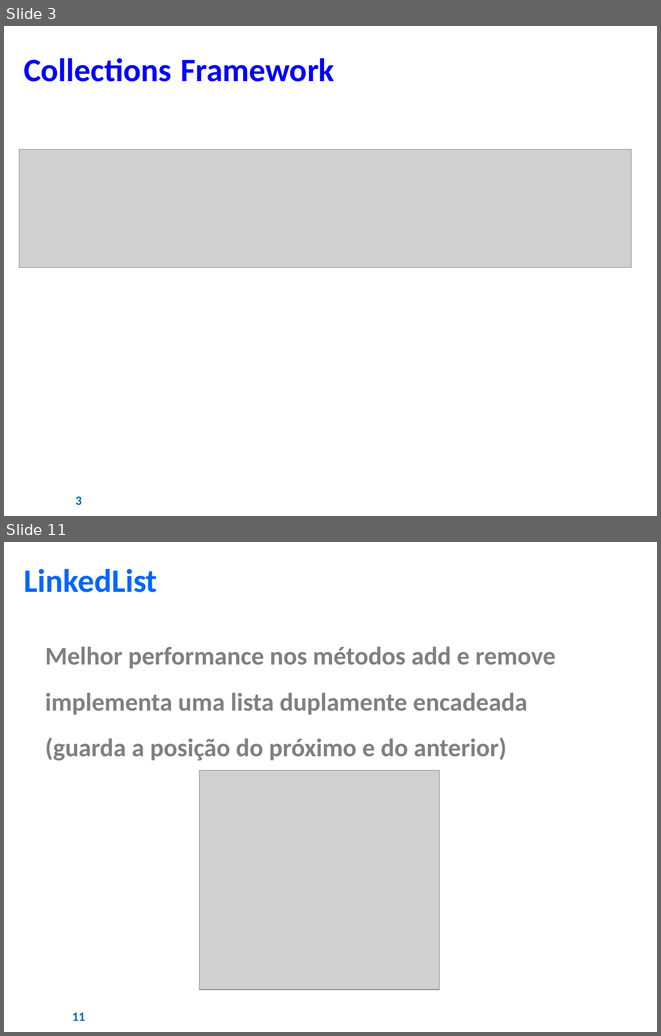
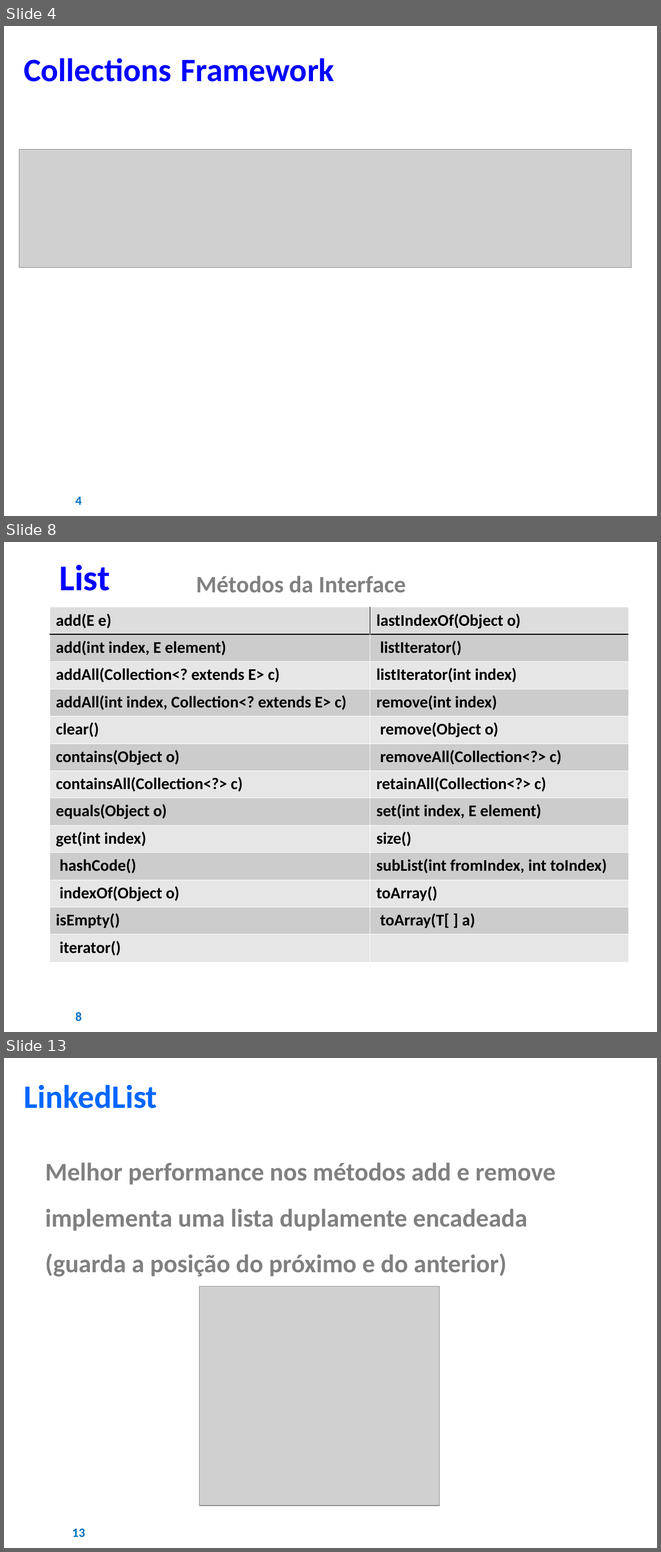
Before and after one commit to AJKFreitas/collections-learning, a slide deck: Estudos - Collections Framework.pptx. Shown one above the other, each under a label of ours: slides 3 and 11 before the commit, slides 4, 8 and 13 after it; the slides between them are not shown. The pictures are 661x1036 and 661x1552 pixels, drawn with LibreOffice and Linux fonts; fonts in the diff are those of the drawing; grey boxes stand for pictures; background and template pictures are left out. Boxes give left, top, right and bottom in pixels: in the first picture for what was removed or moved away, otherwise in the second. Text is boxed around its words. In the diff, an @@ line names an element or a change of style, - is before the commit and + after.

```diff
--- a/Estudos - Collections Framework.pptx
+++ b/Estudos - Collections Framework.pptx
@@ slide 8 added at <box>4,542,657,1032</box>, background #FFFFFF @@
@@ text added at <box>59,565,110,591</box>, 40 pt, text #0000FF, bold @@
+List
@@ text added at <box>196,576,406,592</box>, 26 pt, text #808080, bold @@
+Métodos da Interface
@@ table added at <box>50,607,629,996</box>, 13 rows, 2 columns @@
+add(E e) | lastIndexOf(Object o)
+add(int index, E element) | listIterator()
+addAll(Collection<? extends E> c) | listIterator(int index)
+addAll(int index, Collection<? extends E> c) | remove(int index)
+clear() | remove(Object o)
+contains(Object o) | removeAll(Collection<?> c)
+containsAll(Collection<?> c) | retainAll(Collection<?> c)
+equals(Object o) | set(int index, E element)
+get(int index) | size()
+hashCode() | subList(int fromIndex, int toIndex)
+indexOf(Object o) | toArray()
+isEmpty() | toArray(T[ ] a)
+iterator() | 
@@ page number added at <box>76,1012,82,1021</box>, 14 pt, text #0070C0, bold @@
+8
@@ what was slide 3 is now slide 4 @@
@@ page number at <box>76,496,82,505</box>: text changed @@
-3
+4
@@ what was slide 11 is now slide 13 @@
@@ page number at <box>72,1528,85,1537</box>: text changed @@
-11
+13
```
Also in this commit, not shown: 30 slides changed, 7 other slides added, 3 slides removed, 1 other file.
